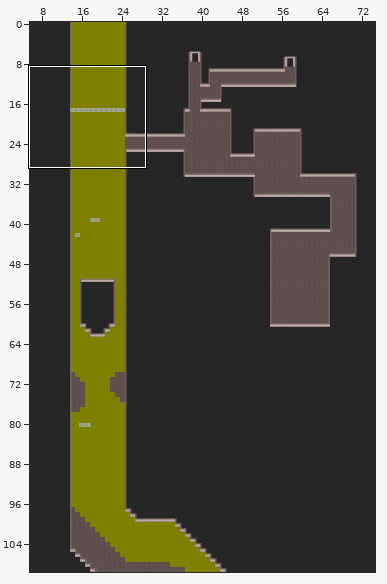
Level history. Tiled map: scenes/map/sewageSection.tmx. Above, an overview of the earlier version with the close-up marked.
Close-up. Before:
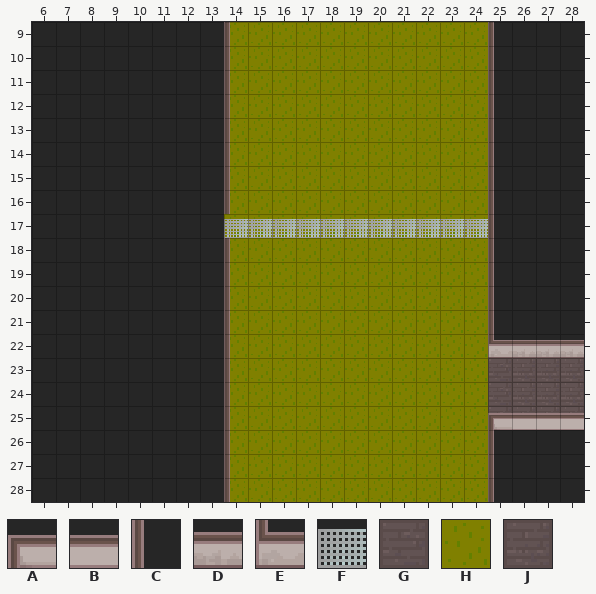
Cells are 16x16 px. Shown: x 6..28, y 9..28. The commit also changed other parts of the map, which this record leaves out.
Key: from "tileset": A 119, B 120, C 151, D 219, E 247, F 312, G 346, H 406, J 439.
_ is an empty cell.
Layer "Floor, background and sewage" before, first column x 6:
 9 ________HHHHHHHHHHH____
10 ________HHHHHHHHHHH____
11 ________HHHHHHHHHHH____
12 ________HHHHHHHHHHH____
13 ________HHHHHHHHHHH____
14 ________HHHHHHHHHHH____
15 ________HHHHHHHHHHH____
16 ________HHHHHHHHHHH____
17 ________HHHHHHHHHHH____
18 ________HHHHHHHHHHH____
19 ________HHHHHHHHHHH____
20 ________HHHHHHHHHHH____
21 ________HHHHHHHHHHH____
22 ________HHHHHHHHHHHE___
23 ________HHHHHHHHHHHGJJJ
24 ________HHHHHHHHHHHGJJJ
25 ________HHHHHHHHHHHGJJJ
26 ________HHHHHHHHHHH____
27 ________HHHHHHHHHHH____
28 ________HHHHHHHHHHH____
Layer "Barriers" before, first column x 6:
 9 ________C__________C___
10 ________C__________C___
11 ________C__________C___
12 ________C__________C___
13 ________C__________C___
14 ________C__________C___
15 ________C__________C___
16 ________C__________C___
17 ________FFFFFFFFFFFC___
18 ________C__________C___
19 ________C__________C___
20 ________C__________C___
21 ________C__________C___
22 ________C__________EDDD
23 ________C______________
24 ________C______________
25 ________C__________ABBB
26 ________C__________C___
27 ________C__________C___
28 ________C__________C___
The result:
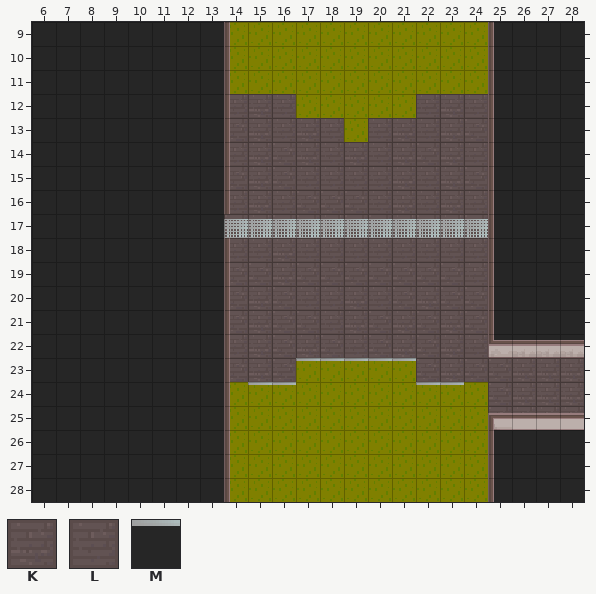
Further tiles: from "tileset": K 313, L 314, M 376.
The edit:
Layer "Floor, background and sewage":
y 12: x 14..16 HHH -> LKL; x 22..24 HHH -> LKL
y 13: x 14..18 HHHHH -> GJLKL; x 20..24 HHHHH -> LKLJG
y 14: x 14..24 HHHHHHHHHHH -> LKGJLKLJGKL
y 15: x 14..24 HHHHHHHHHHH -> GJGLLLLKLJG
y 16: x 14..24 HHHHHHHHHHH -> LKLGGGLKLKL
y 17: x 14..24 HHHHHHHHHHH -> GJGGJGGJGJG
y 18: x 14..24 HHHHHHHHHHH -> LLKLLLLLLLL
y 19: x 14..24 HHHHHHHHHHH -> GGJGGGGGGGL
y 20: x 14..24 HHHHHHHHHHH -> GJGLLKLGJGG
y 21: x 14..24 HHHHHHHHHHH -> GJGGLJGKGJG
y 22: x 14..24 HHHHHHHHHHH -> LKGJGLGJGKL
y 23: x 14..16 HHH -> GJG; x 22..24 HHH -> GJG
Layer "Barriers":
y 23: x 17..21 _____ -> MMMMM
y 24: x 15..16 __ -> MM; x 22..23 __ -> MM
Where, in picture pixels (left, top, right, bottom), the same in both close-ups:
changed: (224, 94, 488, 385)
